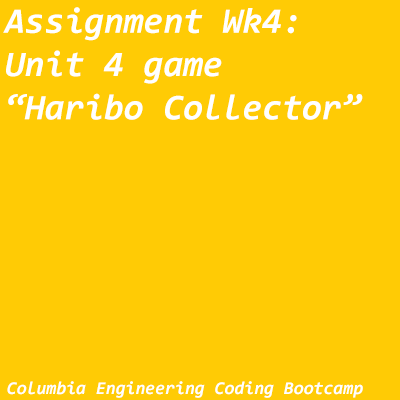
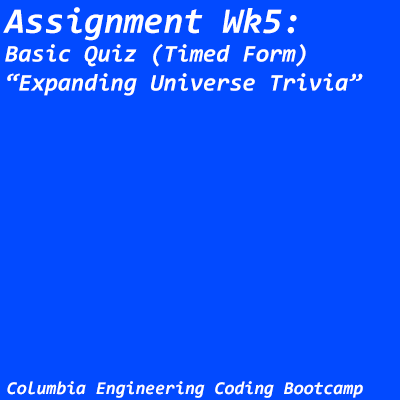
The second 400 × 400 image is a revision of the first. Changes to its layers:
renamed "Assignment Wk4: Unit 4 game “Haribo Collector”" to "Assignment Wk5: Basic Quiz (Timed Form) “Expanding Universe Tri", painted on it over [3, 7, 363, 120]
renamed "Background" to "Layer 0", painted on it over [0, 0, 400, 400]
